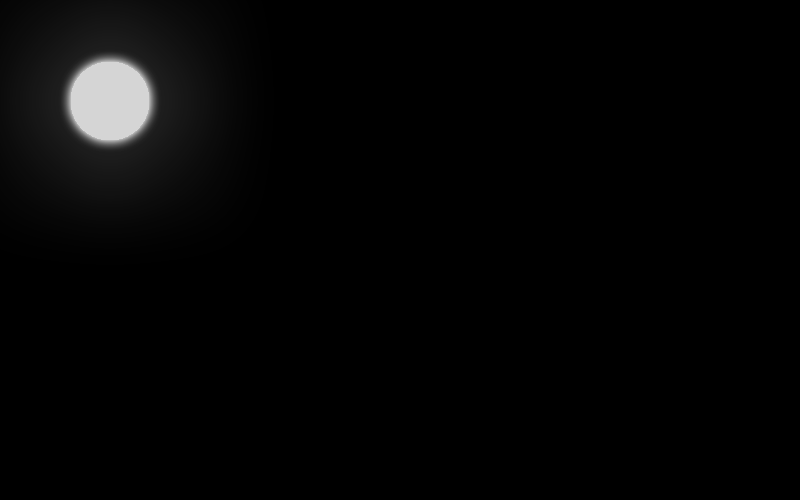
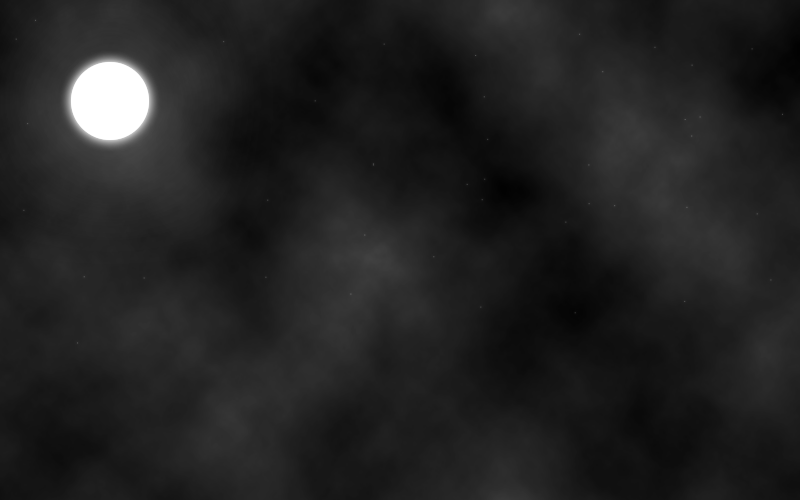
Comparing the layer stacks of the two 800 x 500 images. Changes:
painted on "moon" over [71, 62, 149, 140]
"moon glow": opacity 100% → 60% over [71, 62, 149, 140]
added layer "clouds" (58%) above "stars" over [0, 0, 800, 500]
added layer "stars" (47%) above "stars blur" over [0, 0, 800, 500]
added layer "stars blur" above "black" over [0, 0, 800, 500]
